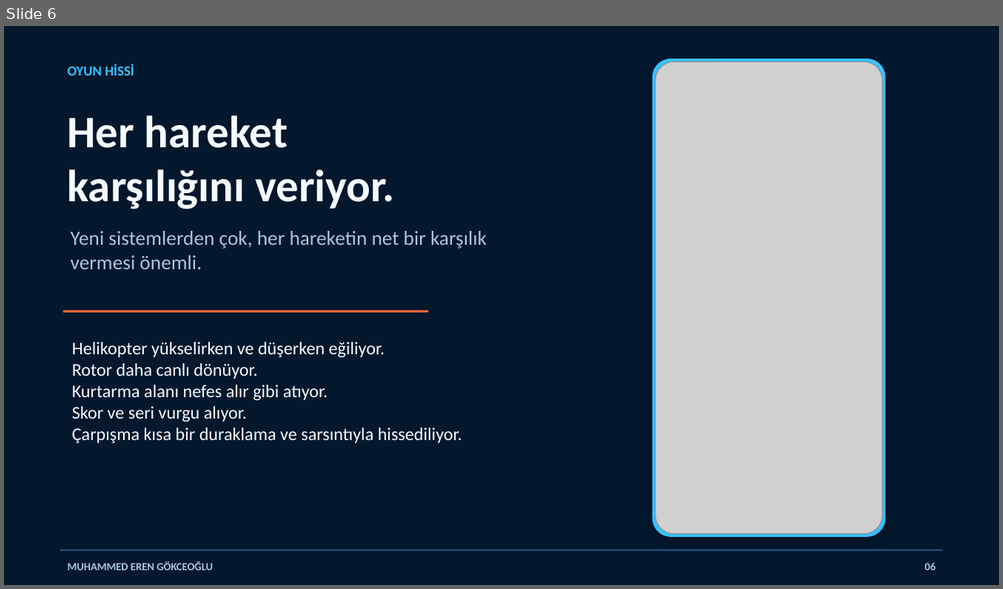
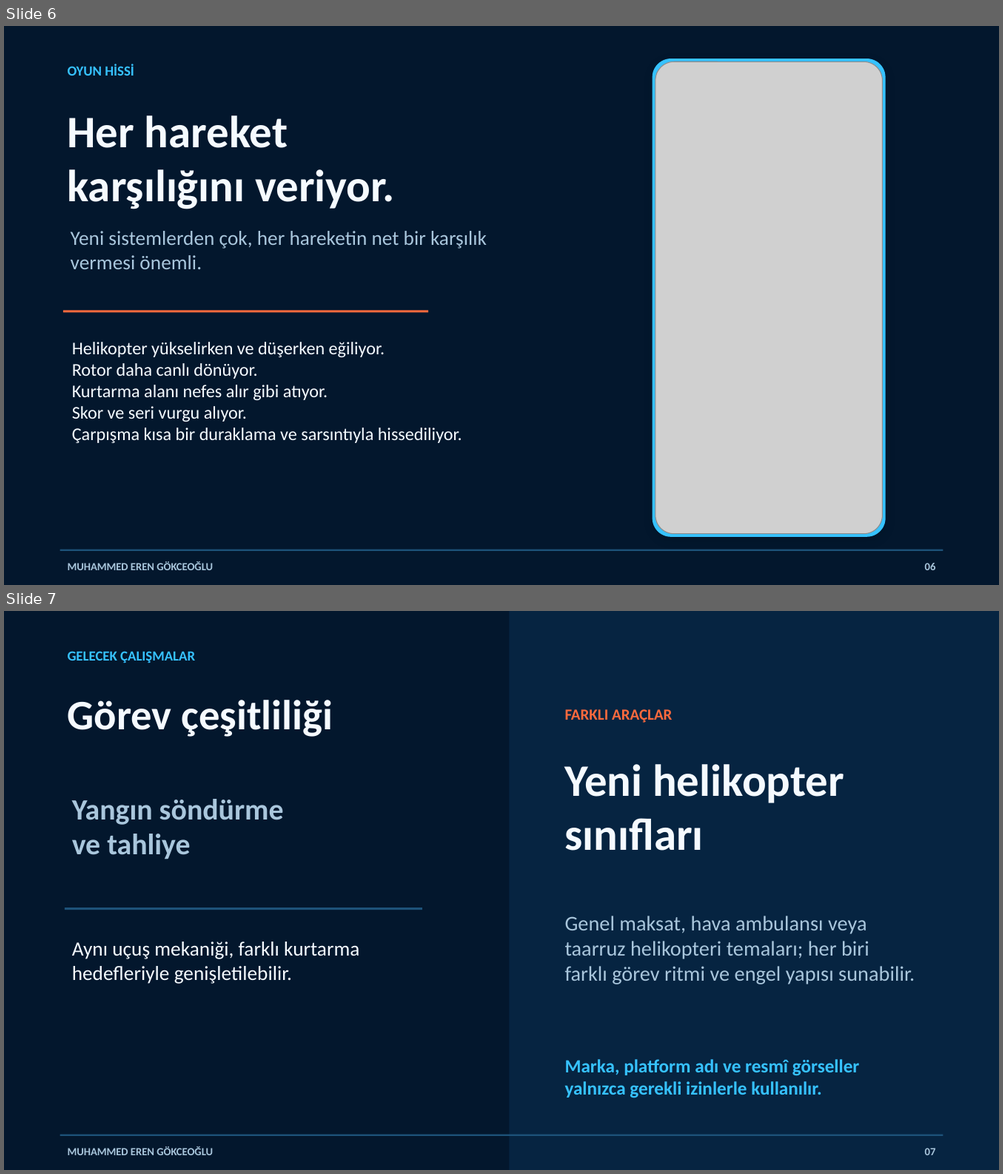
Before and after one commit to muhammederengokceogludarussi-ux/volitan-labs-website, a slide deck: public/presentations/Blue_Rescue_SKY_Olimpiyatlari_Sunumu.pptx. Shown one above the other, each under a label of ours: slide 6 before the commit, slides 6 and 7 after it. The pictures are 1003x589 and 1003x1174 pixels, drawn with LibreOffice and Linux fonts; fonts in the diff are those of the drawing; grey boxes stand for pictures. Boxes give left, top, right and bottom in pixels: in the first picture for what was removed or moved away, otherwise in the second. Text is boxed around its words. In the diff, an @@ line names an element or a change of style, - is before the commit and + after.

```diff
--- a/public/presentations/Blue_Rescue_SKY_Olimpiyatlari_Sunumu.pptx
+++ b/public/presentations/Blue_Rescue_SKY_Olimpiyatlari_Sunumu.pptx
@@ slide 7 added at (x1=4, y1=611, x2=999, y2=1170), background #03172D @@
@@ rectangle added at (x1=509, y1=611, x2=999, y2=1170), fill #062441 @@
@@ text added at (x1=68, y1=651, x2=195, y2=663), 13.5 pt, text #36C2FF, bold @@
+GELECEK ÇALIŞMALAR
@@ text added at (x1=67, y1=700, x2=333, y2=737), 40.5 pt, text #F5FAFF, bold @@
+Görev çeşitliliği
@@ text added at (x1=565, y1=709, x2=671, y2=723), 15 pt, text #FF6A3D, bold @@
+FARKLI ARAÇLAR
@@ text added at (x1=565, y1=764, x2=844, y2=851), 43.5 pt, text #F5FAFF, bold @@
+Yeni helikopter
+sınıfları
@@ text added at (x1=72, y1=799, x2=284, y2=860), 28.5 pt, text #A9C6DC, bold @@
+Yangın söndürme
+ve tahliye
@@ rectangle added at (x1=65, y1=908, x2=422, y2=910), fill #1D5279 @@
@@ text added at (x1=565, y1=916, x2=914, y2=985), 20.2 pt, text #A9C6DC @@
+Genel maksat, hava ambulansı veya taarruz helikopteri temaları; her biri farklı görev ritmi ve engel yapısı sunabilir.
@@ text added at (x1=72, y1=942, x2=359, y2=984), 19.5 pt, text #F5FAFF @@
+Aynı uçuş mekaniği, farklı kurtarma hedefleriyle genişletilebilir.
@@ text added at (x1=565, y1=1059, x2=859, y2=1099), 18 pt, text #36C2FF, bold @@
+Marka, platform adı ve resmî görseller yalnızca gerekli izinlerle kullanılır.
@@ rectangle added at (x1=60, y1=1135, x2=942, y2=1136), fill #1D5279 @@
@@ text added at (x1=68, y1=1147, x2=213, y2=1156), 10.5 pt, text #A9C6DC, bold @@
+MUHAMMED EREN GÖKCEOĞLU
@@ text added at (x1=925, y1=1148, x2=936, y2=1156), 10.5 pt, text #A9C6DC, bold @@
+07
```
Also in this commit, not shown: 4 slides changed, 4 other files.
